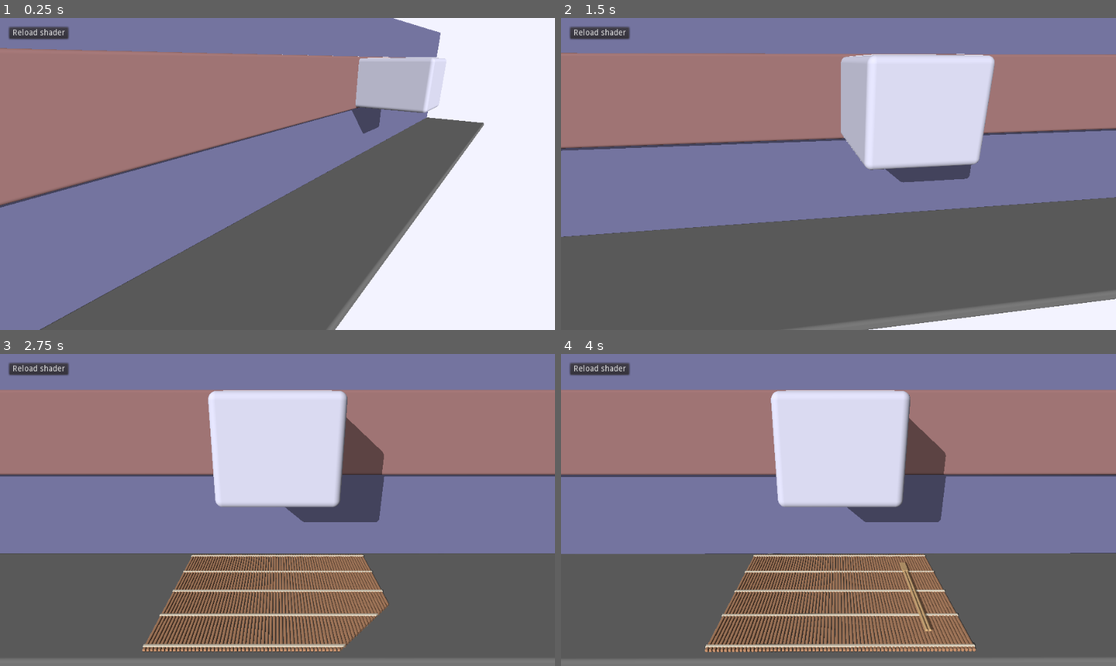
Above: before the commit, frames 1-4 (two rows, left to right).
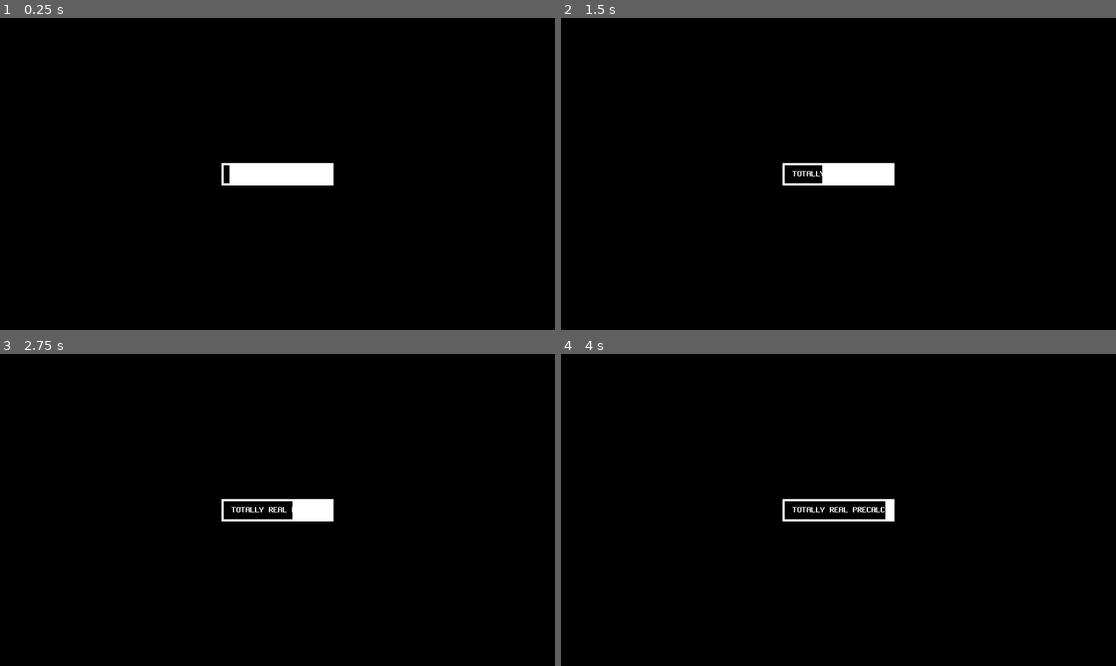
Above: after the commit, the same moments.

Repository: Kwarf/cykelramen
Game: Godot game, scene res://Demo.tscn
Two runs of this game, one before a commit and one after it. Both use one fixed random seed, a clock stepped at 60 frames per second and the inputs below.
Inputs:
- Up to frame 1 (0.25 s): no input
- Up to frame 2 (1.5 s): tap Enter at 0.5 s; tap R at 0.6, 1.35 s
- Up to frame 3 (2.75 s): tap R at 2.1 s
- Up to frame 4 (4 s): tap R at 2.85, 3.6 s

The runs differ from the first frame. In frame 1, 100% of the frame differs, in the area x 0-100%, y 0-100%; in frame 2, 100%; in frame 3, 100%; in frame 4, 100%.

Commit message:
More and better

Diff:
--- a/Demo.gd
+++ b/Demo.gd
@@ -6,20 +6,32 @@
 onready var ball: Spatial = get_parent().find_node("Ball")
 onready var animation_player: AnimationPlayer = get_parent().find_node("AnimationPlayer")
 
+var clear_elapsed: bool = true
 var elapsed: float = 0
+var pause_time: float = 0
 
 # ¯\_(ツ)_/¯
 func invX(vec: Vector3) -> Vector3:
 	return vec * Vector3(-1, 1, 1)
 
 func _process(delta: float) -> void:
-	elapsed += delta
-	self.material.set_shader_param("iTime", elapsed);
+	if clear_elapsed:
+		elapsed = 0
+		clear_elapsed = false
+	if pause_time > 0:
+		self.material.set_shader_param("iTime", pause_time);
+	else:
+		self.material.set_shader_param("iTime", elapsed);
 	self.material.set_shader_param("iCameraPosition", invX(camera.global_transform.origin));
 	self.material.set_shader_param("iCameraLookAt", invX(camera_target.global_transform.origin));
 	self.material.set_shader_param("iBallPosition", invX(ball.global_transform.origin));
+	elapsed += delta
 
 func play(precalc_data: ImageTexture) -> void:
 	self.material.set_shader_param("iPrecalcTexture", precalc_data);
+	self.visible = true
+	self.clear_elapsed = true
 	self.animation_player.play("Demo")
-	visible = true
+
+func pause() -> void:
+	pause_time = elapsed
--- a/Demo.shader
+++ b/Demo.shader
@@ -6,11 +6,11 @@
 uniform vec3 iBallPosition;
 uniform sampler2D iPrecalcTexture;
 
+const float PRECALC_TIME = (1.0 / 60.0) * 256.0;
 const float BPM = 175.0;
 
 // Beat sync toys
 float beat(float time) { return time / (60.0 / BPM); }
-float bar(float time) { return beat(time) / 4.0; }
 float punch(float time) { float slask; return 1.0 - modf(beat(time), slask); }
 
 vec3 rgb(int r, int g, int b)
@@ -219,48 +219,55 @@
 	obj = opMinColored(obj, vec4(0.8, 0.8, 1.0, sdRoundBox(pos-vec3(0.0, 2.5, 0.3), vec3(0.7, 0.6, 1.0), 0.1)));
 
 	// Bikes
-	// if (sdBox(pos-vec3(0.0, 0.95, 0.0), vec3(1.0, 0.9, 1.0)) < 1e10) // 111 -> 134 FPS (540p)
-	// {
-	// 	float dBikes = 1e10;
-	// 	float precalcWidth = float(textureSize(iPrecalcTexture, 0).x);
-	// 	for (int i = 0; i < 5; i++)
-	// 	{
-	// 		float offs = float(i) * 4.0;
-	// 		vec3 bikePosition = texture(iPrecalcTexture, vec2(offs / precalcWidth, iTime / 3.0)).xyz;
-	// 		mat3 bikeTranslation = mat3(
-	// 			texture(iPrecalcTexture, vec2((offs + 1.0) / precalcWidth, iTime / 3.0)).xyz
-	// 			, texture(iPrecalcTexture, vec2((offs + 2.0) / precalcWidth, iTime / 3.0)).xyz
-	// 			, texture(iPrecalcTexture, vec2((offs + 3.0) / precalcWidth, iTime / 3.0)).xyz
-	// 		);
-	// 		dBikes = min(dBikes, sdBikeFrame(bikeTranslation * (pos - bikePosition)));
-	// 	}
-
-	// 	// Cut / clip / w/e
-	// 	dBikes = max(-sdBox(pos-vec3(0.0, 7.8, 0.3), vec3(2.0, 6.0, 2.0)), dBikes);
-
-	// 	obj = opMinColored(obj, vec4(0.2, 0.9, 0.9, dBikes));
-	// }
+	if (iTime > 4.95 && sdBox(pos-vec3(0.0, 0.95, 0.0), vec3(1.0, 0.9, 1.0)) < 1e10) // 111 -> 134 FPS (540p)
+	{
+		float sampleRow = min((iTime - 4.95) / PRECALC_TIME, 1.0);
+		float dBikes = 1e10;
+		float precalcWidth = float(textureSize(iPrecalcTexture, 0).x);
+		for (int i = 0; i < 5; i++)
+		{
+			float offs = float(i) * 4.0;
+			vec3 bikePosition = texture(iPrecalcTexture, vec2(offs / precalcWidth, sampleRow)).xyz;
+			mat3 bikeTranslation = mat3(
+				texture(iPrecalcTexture, vec2((offs + 1.0) / precalcWidth, sampleRow)).xyz
+				, texture(iPrecalcTexture, vec2((offs + 2.0) / precalcWidth, sampleRow)).xyz
+				, texture(iPrecalcTexture, vec2((offs + 3.0) / precalcWidth, sampleRow)).xyz
+			);
+			dBikes = min(dBikes, sdBikeFrame(bikeTranslation * (pos - bikePosition)));
+		}
+
+		// Cut / clip / w/e
+		dBikes = max(-sdBox(pos-vec3(0.0, 7.8, 0.3), vec3(2.0, 6.0, 2.0)), dBikes);
+
+		obj = opMinColored(obj, vec4(0.2, 0.9, 0.9, dBikes));
+	}
 
 	// Bowl
-	float magic = 0.17*2.0;
-	float beat = beat(iTime+magic);
-	if (beat > 16.0 && beat < 17.0)
+	float beat = beat(iTime);
+	if (beat >= 13.0 && beat < 14.0)
 	{
 		// Tease the bowl
-		float bowl = sdBox(pos - vec3(0.0, 1.0 - punch(iTime+magic), 0.0), vec3(1.0, 0.05, 1.0));
+		float bowl = sdBox(pos - vec3(0.0, 1.0 - punch(iTime), 0.0), vec3(1.0, 0.05, 1.0));
 		bowl = max(bowl, sdBowl(pos));
 		obj = opMinColored(obj, vec4(0.9, 0.9, 0.9, bowl));
 	}
-	else if (beat > 18.0 && beat < 19.0)
+	else if (beat >= 15.0 && beat < 16.0)
 	{
 		// Whoop the bowl
-		float bowl = sdBox(pos - vec3(0.0, 1.5 - punch(iTime+magic), 0.0), vec3(1.0, 0.6, 1.0));
+		float bowl = sdBox(pos - vec3(0.0, 1.5 - punch(iTime), 0.0), vec3(1.0, 0.6, 1.0));
 		bowl = max(-bowl, sdBowl(pos));
 		obj = opMinColored(obj, vec4(0.9, 0.9, 0.9, bowl));
 	}
-	else if (beat >= 19.0)
-	{
+	else if (beat >= 16.0 && beat < 29.0)
+	{
+		// Show the bowl
 		obj = opMinColored(obj, vec4(0.9, 0.9, 0.9, sdBowl(pos)));
+	}
+	else if (beat >= 29.0)
+	{
+		// Boop the bowl
+		vec3 p = pos * (1.0 + punch(iTime) * -0.05);
+		obj = opMinColored(obj, vec4(0.9, 0.9, 0.9, sdBowl(p)));
 	}
 
 	// Chopstick
--- a/Demo.tscn
+++ b/Demo.tscn
@@ -36,10 +36,10 @@
 tracks/0/imported = false
 tracks/0/enabled = true
 tracks/0/keys = {
-"times": PoolRealArray( 0, 2 ),
-"transitions": PoolRealArray( 1, 1 ),
+"times": PoolRealArray( 0, 2, 7 ),
+"transitions": PoolRealArray( 1, 1, 1 ),
 "update": 0,
-"values": [ Vector3( 6.58158, 1.5, 0 ), Vector3( 0, 1.5, 0 ) ]
+"values": [ Vector3( 6.58158, 1.5, 0 ), Vector3( 0, 1.5, 0 ), Vector3( 0, 1.5, 0 ) ]
 }
 tracks/1/type = "value"
 tracks/1/path = NodePath("CameraAttachment:rotation_degrees")
@@ -48,10 +48,10 @@
 tracks/1/imported = false
 tracks/1/enabled = true
 tracks/1/keys = {
-"times": PoolRealArray( 0, 2 ),
-"transitions": PoolRealArray( 1, 1 ),
+"times": PoolRealArray( 0, 2, 7 ),
+"transitions": PoolRealArray( 1, 1, 1 ),
 "update": 0,
-"values": [ Vector3( 20, -55.043, 0 ), Vector3( 20, 0, 0 ) ]
+"values": [ Vector3( 20, -55.043, 0 ), Vector3( 20, 0, 0 ), Vector3( 20, 0, 0 ) ]
 }
 tracks/2/type = "value"
 tracks/2/path = NodePath("AnimationPlayer:playback_speed")
@@ -60,22 +60,36 @@
 tracks/2/imported = false
 tracks/2/enabled = true
 tracks/2/keys = {
-"times": PoolRealArray( 0, 7 ),
+"times": PoolRealArray( 0, 16 ),
 "transitions": PoolRealArray( 1, 1 ),
 "update": 1,
 "values": [ 1.0, 0.0 ]
 }
-tracks/3/type = "value"
-tracks/3/path = NodePath("AudioStreamPlayer:stream_paused")
+tracks/3/type = "method"
+tracks/3/path = NodePath("MarchTarget")
 tracks/3/interp = 1
 tracks/3/loop_wrap = true
 tracks/3/imported = false
 tracks/3/enabled = true
 tracks/3/keys = {
-"times": PoolRealArray( 0, 7 ),
-"transitions": PoolRealArray( 1, 1 ),
+"times": PoolRealArray( 16 ),
+"transitions": PoolRealArray( 1 ),
+"values": [ {
+"args": [  ],
+"method": "pause"
+} ]
+}
+tracks/4/type = "value"
+tracks/4/path = NodePath("AudioStreamPlayer:playing")
+tracks/4/interp = 1
+tracks/4/loop_wrap = true
+tracks/4/imported = false
+tracks/4/enabled = true
+tracks/4/keys = {
+"times": PoolRealArray( 0 ),
+"transitions": PoolRealArray( 1 ),
 "update": 1,
-"values": [ false, true ]
+"values": [ true ]
 }
 
 [node name="Spatial" type="Spatial"]
@@ -102,8 +116,6 @@
 
 [node name="AudioStreamPlayer" type="AudioStreamPlayer" parent="."]
 stream = ExtResource( 4 )
-autoplay = true
-stream_paused = true
 
 [node name="MarchTarget" type="ColorRect" parent="."]
 visible = false
@@ -126,5 +138,3 @@
 
 [node name="AnimationPlayer" type="AnimationPlayer" parent="."]
 anims/Demo = SubResource( 3 )
-
-[connection signal="precalc_done" from="Precalc" to="MarchTarget" method="play"]
--- a/Precalc.gd
+++ b/Precalc.gd
@@ -2,19 +2,17 @@
 
 # Each bike takes 4 pixels of precalc storage per frame (one vec3 for position, one mat3x3 for translation)
 const NO_BIKES: int = 5
-const PRECALC_TICKS: int = 160
+const PRECALC_TICKS: int = 256
 
 var image: Image = Image.new()
 var bikes: Array
 var tick: int = 0
 
-signal precalc_done
-
 func _ready():
 	# Hacky skippy boi for dev
-	tick = PRECALC_TICKS
-	queue_free()
-	get_parent().find_node("MarchTarget").call_deferred("play", null)
+#	tick = PRECALC_TICKS
+#	queue_free()
+#	get_parent().find_node("MarchTarget").call_deferred("play", null)
 
 	# Non skippy, put back for release, duh!
 	image.create(PRECALC_TICKS, PRECALC_TICKS, false, Image.FORMAT_RGBF);
@@ -60,5 +58,6 @@
 	if tick >= PRECALC_TICKS:
 		var texture = ImageTexture.new()
 		texture.create_from_image(image, 0);
+		$ColorRect.visible = false
+		get_parent().find_node("MarchTarget").call_deferred("play", texture)
 		queue_free()
-		emit_signal("precalc_done", texture)
--- a/Precalc.tscn
+++ b/Precalc.tscn
@@ -28,7 +28,6 @@
 script = ExtResource( 3 )
 
 [node name="ColorRect" type="ColorRect" parent="."]
-visible = false
 anchor_right = 1.0
 anchor_bottom = 1.0
 color = Color( 0, 0, 0, 1 )
@@ -90,6 +89,3 @@
 [node name="CollisionShape" type="CollisionShape" parent="Table"]
 transform = Transform( 1, 0, 0, 0, 1, 0, 0, 0, 1, 0, -1, 0 )
 shape = SubResource( 4 )
-
-[node name="NotACameraPlease" type="Camera" parent="."]
-transform = Transform( 1, 0, 0, 0, 0.925044, 0.37986, 0, -0.37986, 0.925044, 0, 2.4386, 2.87427 )
--- a/project.godot
+++ b/project.godot
@@ -26,7 +26,7 @@
 
 [audio]
 
-output_latency=250
+output_latency=100
 
 [display]
 
